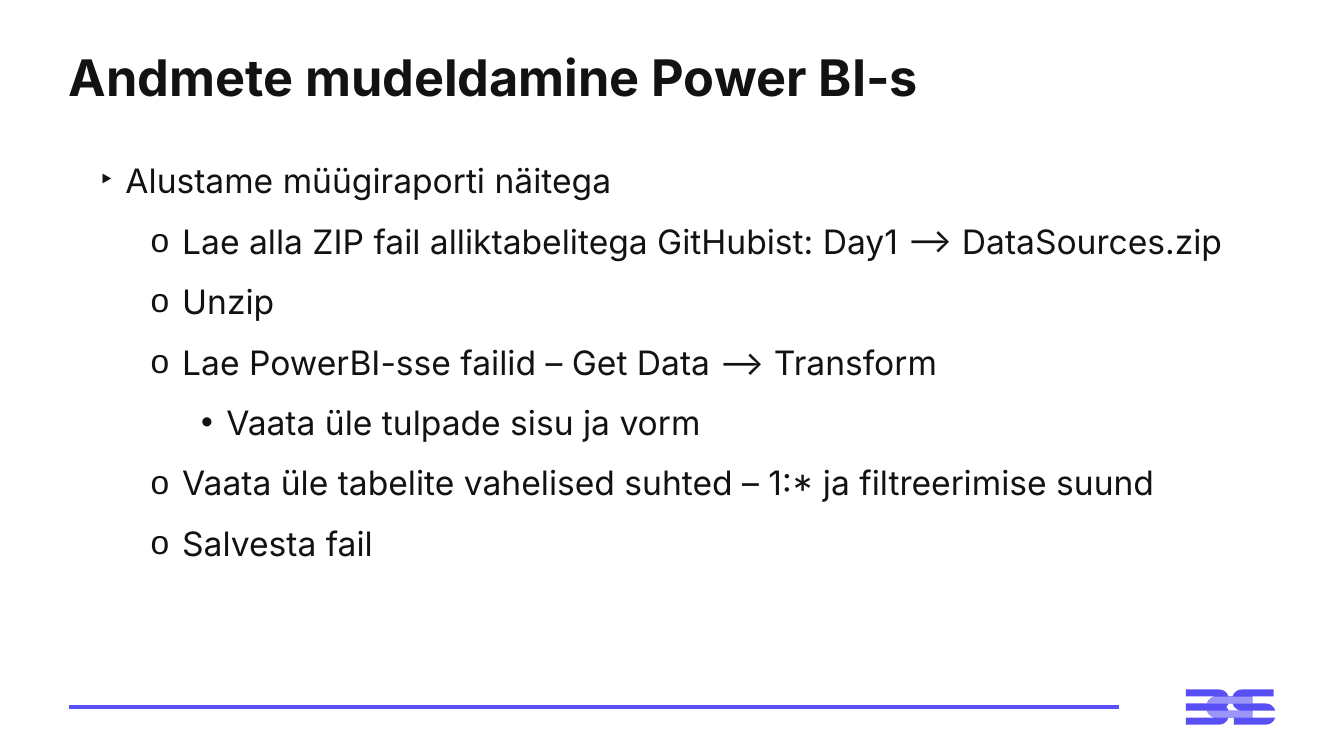
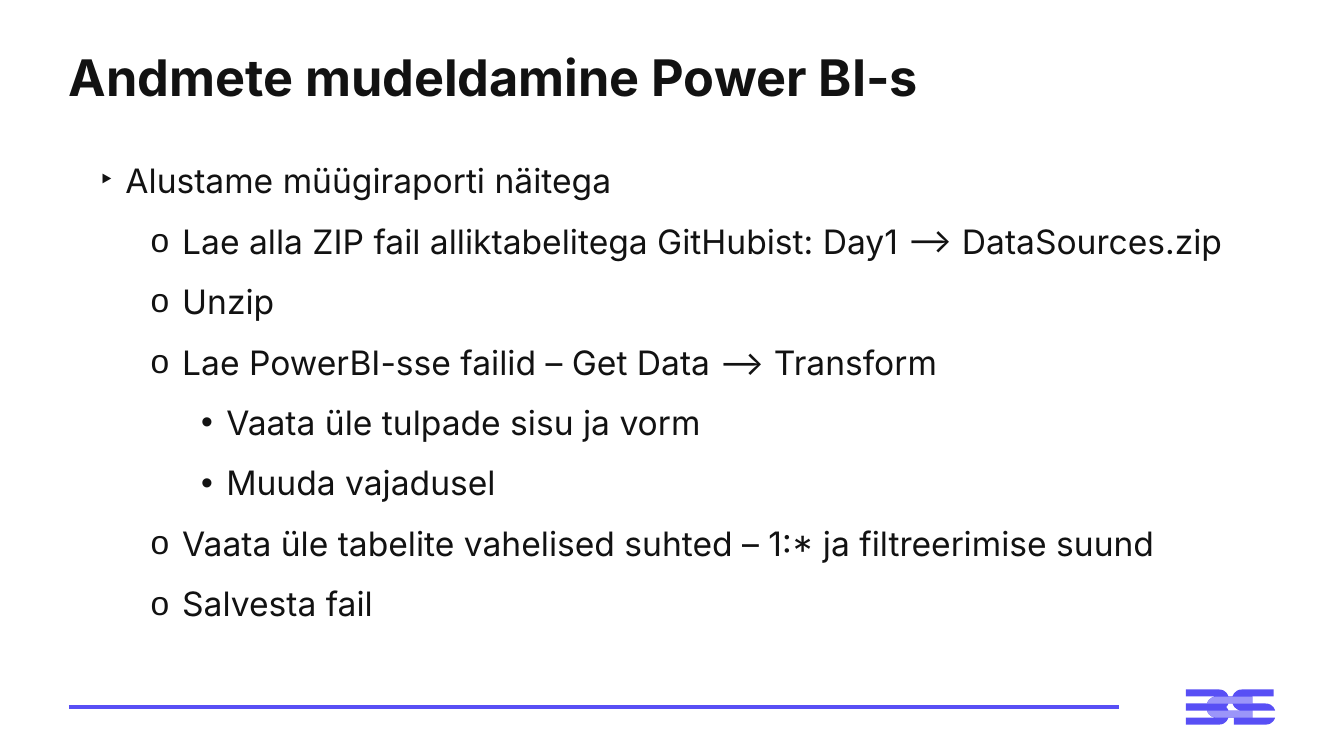
Before and after one commit to virverani/andmetarkus_2026_kevad, a slide deck: slide 15 of Day1/1-paev-andmetarkus-esitlus.pptx. Drawn at 1344x756 pixels with LibreOffice and Linux fonts; fonts in the diff are those of the drawing. Boxes give left, top, right and bottom in pixels: in the first picture for what was removed or moved away, otherwise in the second. Text is boxed around its words. In the diff, an @@ line names an element or a change of style, - is before the commit and + after.

```diff
--- a/Day1/1-paev-andmetarkus-esitlus.pptx
+++ b/Day1/1-paev-andmetarkus-esitlus.pptx
@@ text at (226, 469, 495, 502): paragraph added @@
+    • Muuda vajadusel
```
Also in this commit, not shown: 3 other slides changed.
